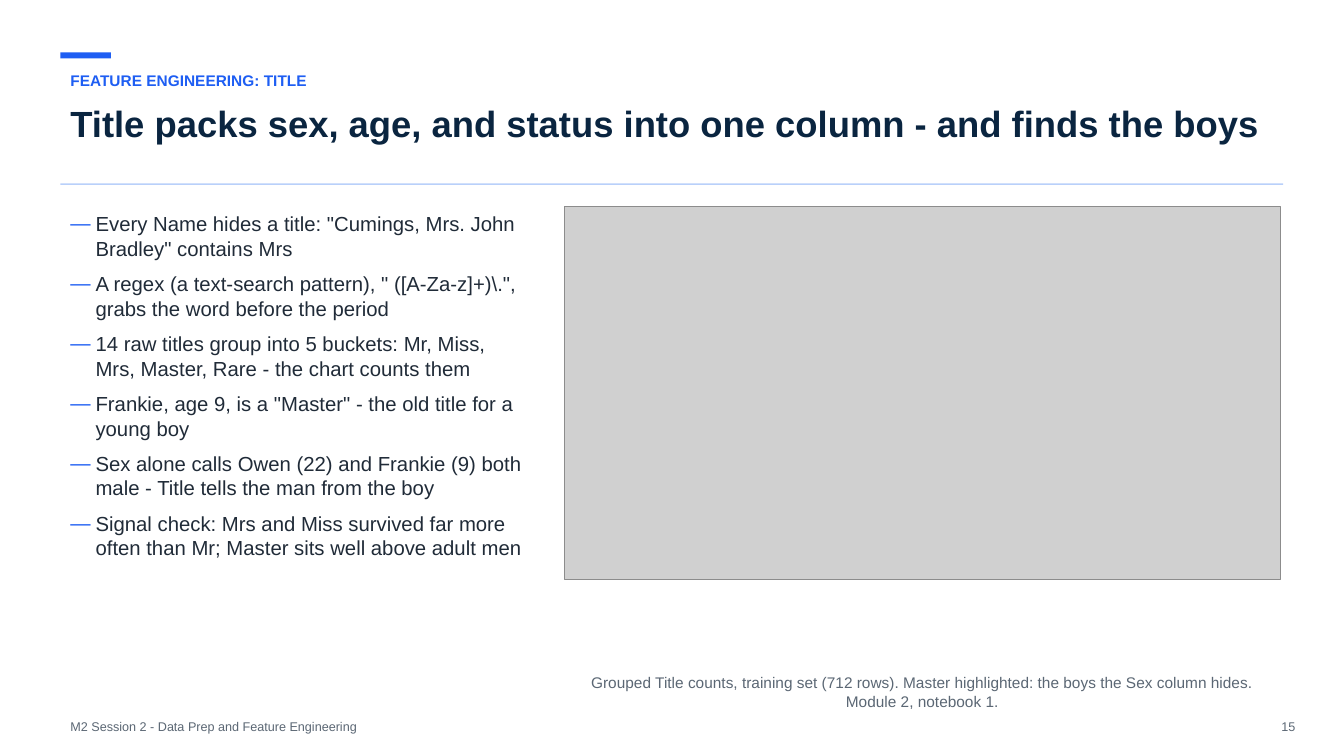
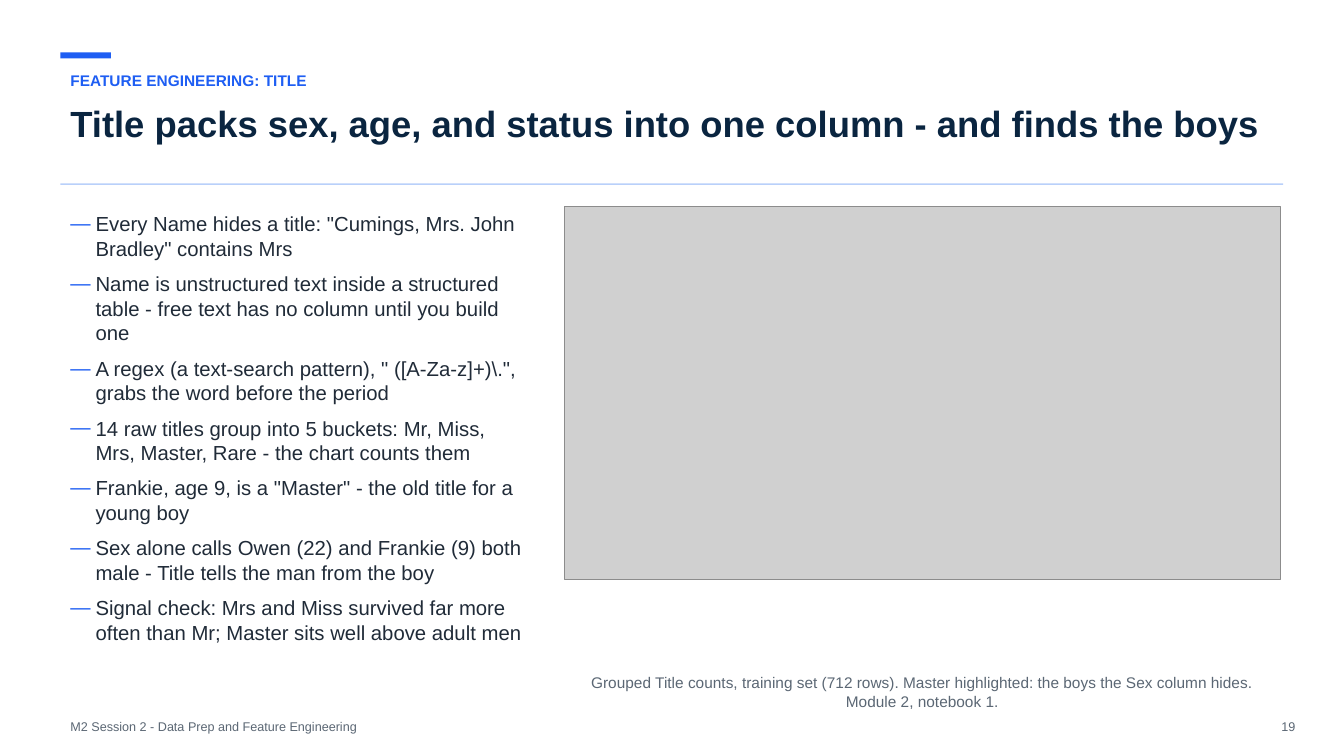
Before and after one commit to koenossendrijver/fontys-tech-exercises, a slide deck: slide 19 of presentations/m2-session-2-data-prep-and-feature-engineering.pptx (slide 15 before the commit). Drawn at 1344x756 pixels with LibreOffice and Linux fonts; fonts in the diff are those of the drawing; grey boxes stand for pictures. Boxes give left, top, right and bottom in pixels: in the first picture for what was removed or moved away, otherwise in the second. Text is boxed around its words. In the diff, an @@ line names an element or a change of style, - is before the commit and + after.

```diff
--- a/presentations/m2-session-2-data-prep-and-feature-engineering.pptx
+++ b/presentations/m2-session-2-data-prep-and-feature-engineering.pptx
@@ text at bbox=[96, 276, 499, 341]: paragraph added @@
+— Name is unstructured text inside a structured table - free text has no column until you build one
@@ text at bbox=[1281, 722, 1295, 731]: text changed @@
-15
+19
```
Also in this commit, not shown: 15 other slides changed, 4 slides added, 4 other files.
